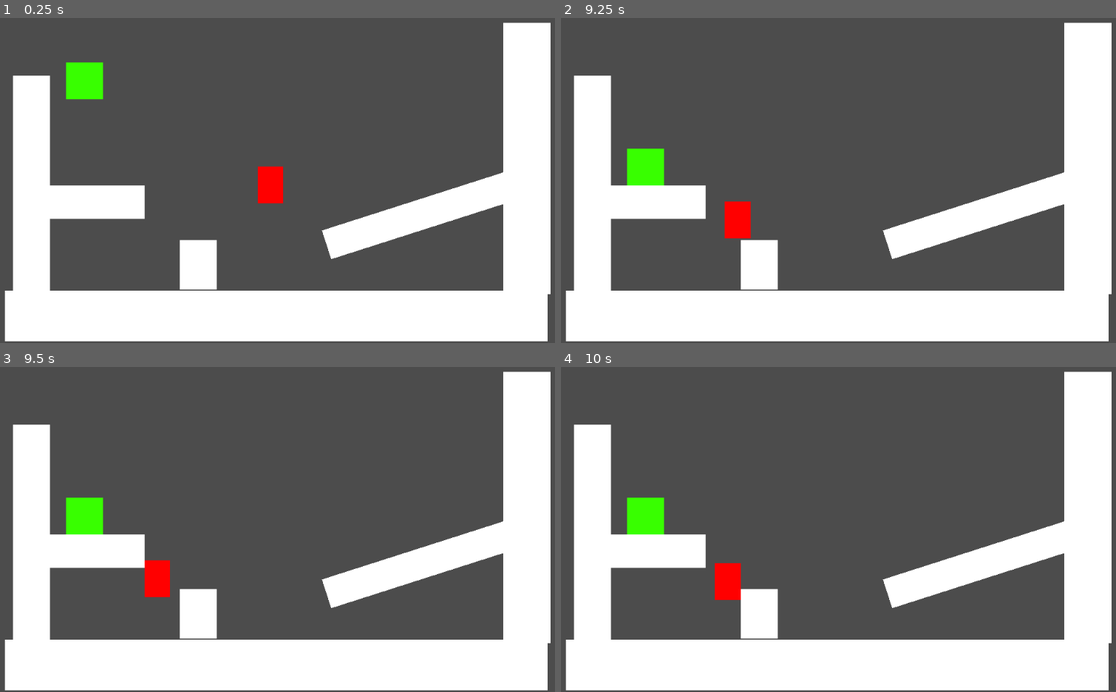
Above: before the commit, frames 1-4 (two rows, left to right).
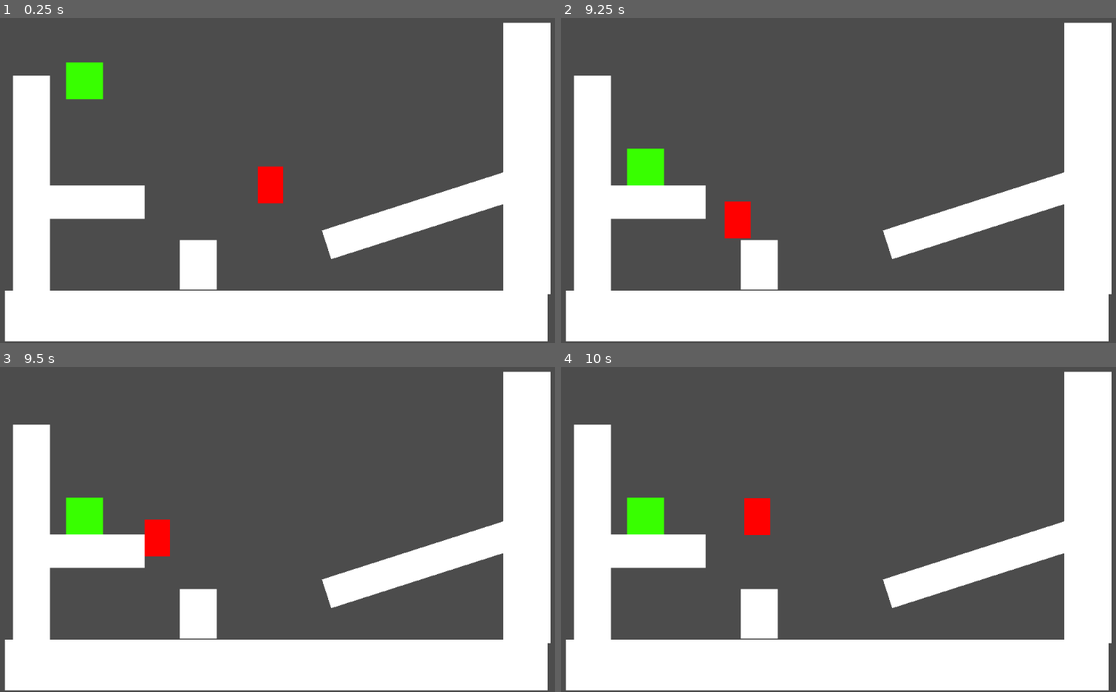
Above: after the commit, the same moments.

Repository: vanjac/wi22jam
Game: Godot game, scene res://placeholder/testlevel.tscn
The game is run twice, just before and just after one commit, with the same random seed, the same clock (stepped at 60 frames per second) and the same inputs. The project has no main scene, so this scene is started directly.
Inputs:
- Up to frame 1 (0.25 s): no input
- Up to frame 2 (9.25 s): hold D (right) 0.53-1.28 s; hold Space (jump) 0.53-1.28 s; hold A (left) 1.28-2.03 s; tap Space (jump) at 1.35, 1.52, 1.82, 2.85, 3.02, 3.32, 4.35, 4.52, 4.82, 5.85, 6.02, 6.32, 7.35, 7.52, 7.82, 8.85, 9.02 s; hold Space (jump) 2.03-2.78 s; hold D (right) 2.03-3.53 s; tap Enter at 3.5 s; hold Space (jump) 3.53-4.28 s; hold A (left) 3.53-5.78 s; hold Space (jump) 5.03-5.78 s; hold D (right) 5.78-8.03 s; hold Space (jump) 6.53-7.28 s; hold Space (jump) 8.03-8.78 s; hold A (left) from 8.03 s (still down)
- Up to frame 3 (9.5 s): keep holding A (left); tap Space (jump) at 9.32 s
- Up to frame 4 (10 s): release A (left) at 9.53 s; hold D (right) from 9.53 s (still down); hold Space (jump) from 9.53 s (still down)

Frames 1-2 are identical in both runs. In frame 3, 1.1% of the frame differs, in the area x 25-31%, y 46-71%; in frame 4, 1.1%, in the area x 27-38%, y 40-72%.

Commit message:
coyote time

Diff:
--- a/player/Player.gd
+++ b/player/Player.gd
@@ -4,12 +4,15 @@
 const walk_accel = 2000
 const walk_decel = 700
 const jump_speed = 400
+const coyote_time = 0.15
 
 var gravity = ProjectSettings.get_setting("physics/2d/default_gravity")
 
 var move_vec = Vector2(0,0)  # x component is walk, y component is grav
 var walk = 0  # 0, 1, or -1
 var on_ground = false
+var jumping = false
+var time_since_left_ground = 0
 
 func _ready():
 	pass
@@ -33,8 +36,16 @@
 
 	# update move_vec
 
-	if Input.is_action_pressed("jump") and on_ground:
+	if not on_ground:
+		time_since_left_ground += delta
+
+	var can_jump = on_ground or (not jumping and time_since_left_ground < coyote_time)
+	if can_jump and Input.is_action_pressed("jump"):
 		move_vec.y = -jump_speed
+		jumping = true
+	elif on_ground:
+		move_vec.y = 0
+		jumping = false
 	else:
 		move_vec.y += gravity * delta
 
@@ -55,6 +66,7 @@
 	# TODO snap to ground
 	var moved = move_and_slide(move_vec, Vector2(0, -1), true,
 							   4, 0.785398, false)
+	var was_on_ground = on_ground
 	on_ground = moved.y < move_vec.y
-	if on_ground:
-		move_vec.y = 0
+	if was_on_ground and not on_ground:
+		time_since_left_ground = 0
